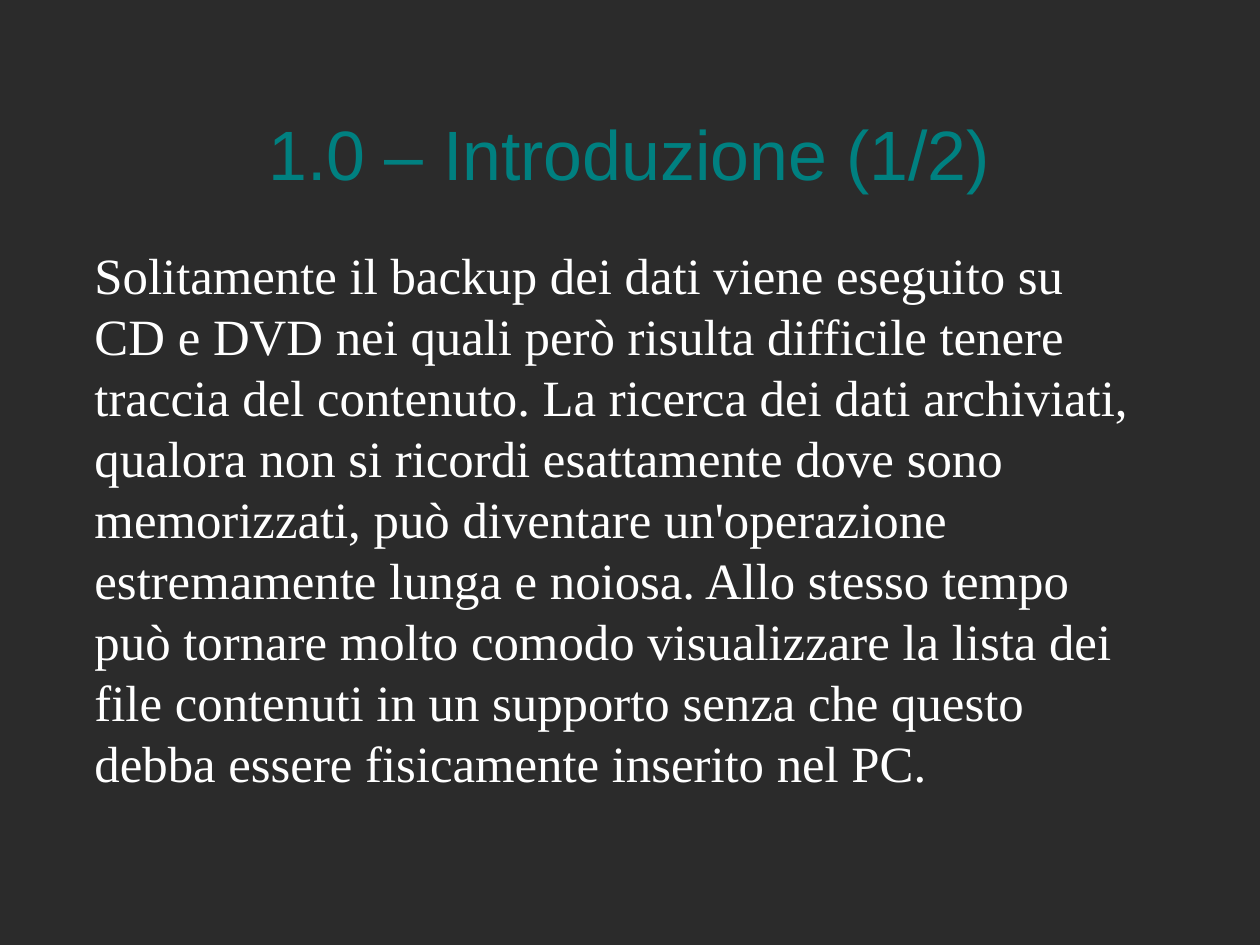
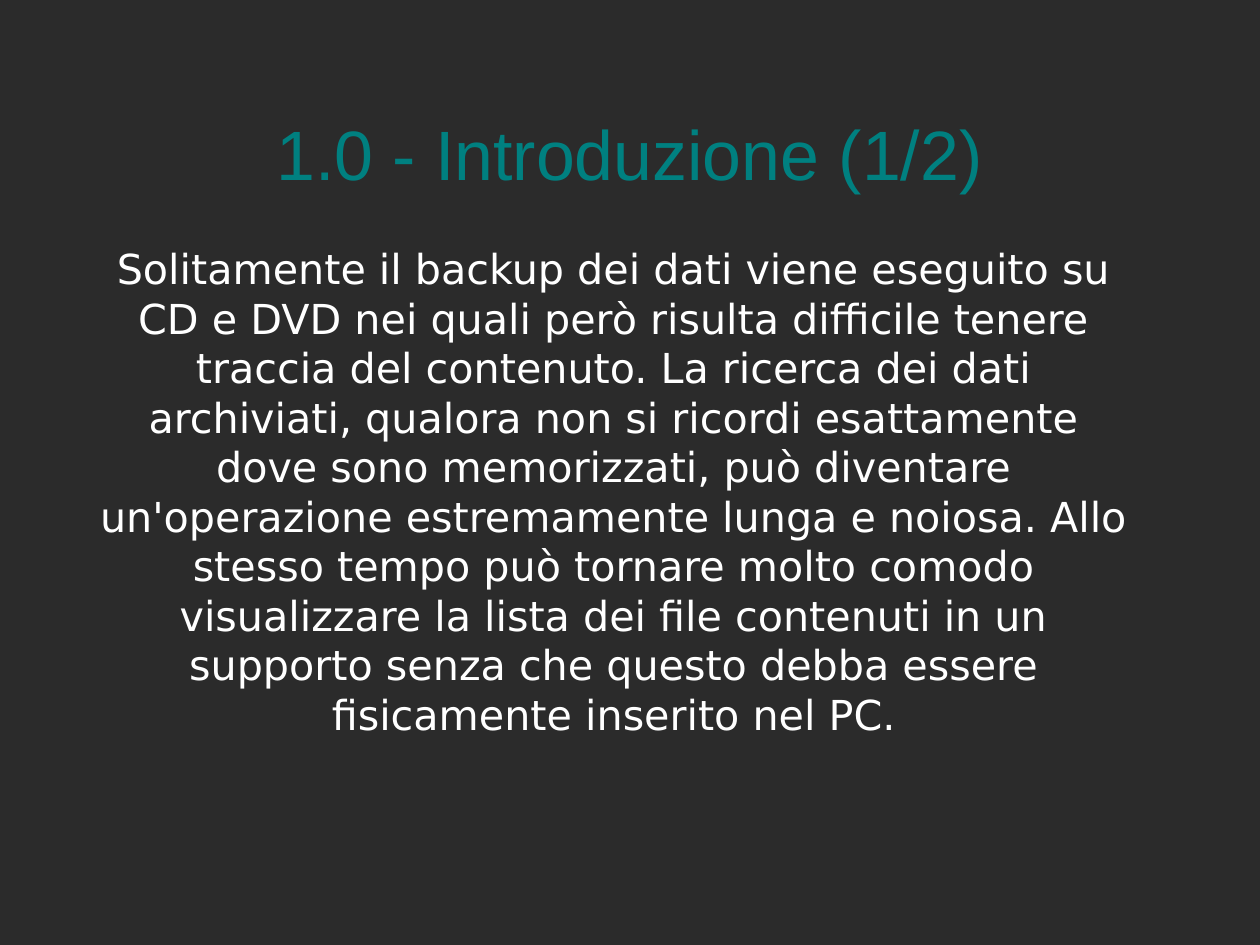
Before and after one commit to Muffo/medialog, a slide deck: slide 3 of presentazione MediaLog.odp. Drawn at 1260x945 pixels with LibreOffice and Linux fonts; fonts in the diff are those of the drawing; background and template pictures are left out; a plain dark background stands for a picture behind light text. Boxes give left, top, right and bottom in pixels: in the first picture for what was removed or moved away, otherwise in the second. Text is boxed around its words. In the diff, an @@ line names an element or a change of style, - is before the commit and + after.

```diff
--- a/presentazione MediaLog.odp
+++ b/presentazione MediaLog.odp
@@ title at [276,129,983,193]: text changed @@
-1.0 – Introduzione (1/2)
+1.0 - Introduzione (1/2)
@@ text "Solitamente il backup dei dati ..." at [100,252,1126,731]: size 32 to 26 pt, font Times New Roman to DejaVu Sans; alignment left to centre @@
```
Also in this commit, not shown: 17 other slides changed, 22 slides added, 2 slides removed, 13 other files.
